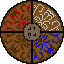
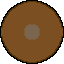
Comparing the layer stacks of the two 64px x 64px images. Changes:
hid "Layer 13" over bbox(4, 4, 60, 60)
hid "Layer 12" over bbox(28, 27, 36, 38)
hid "Layer 11" over bbox(5, 5, 59, 59)
hid "Layer 10 copy" over bbox(1, 1, 63, 63)
